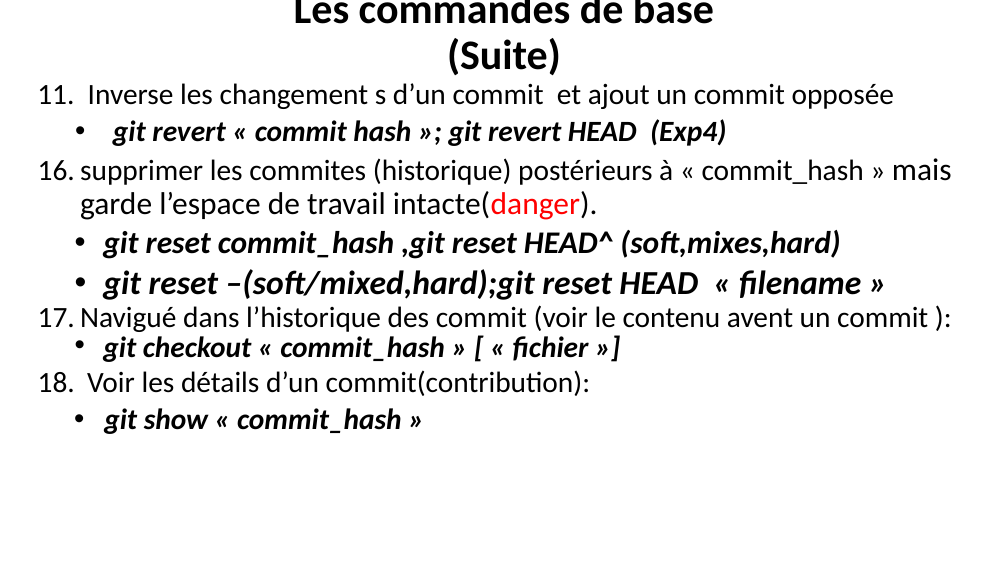
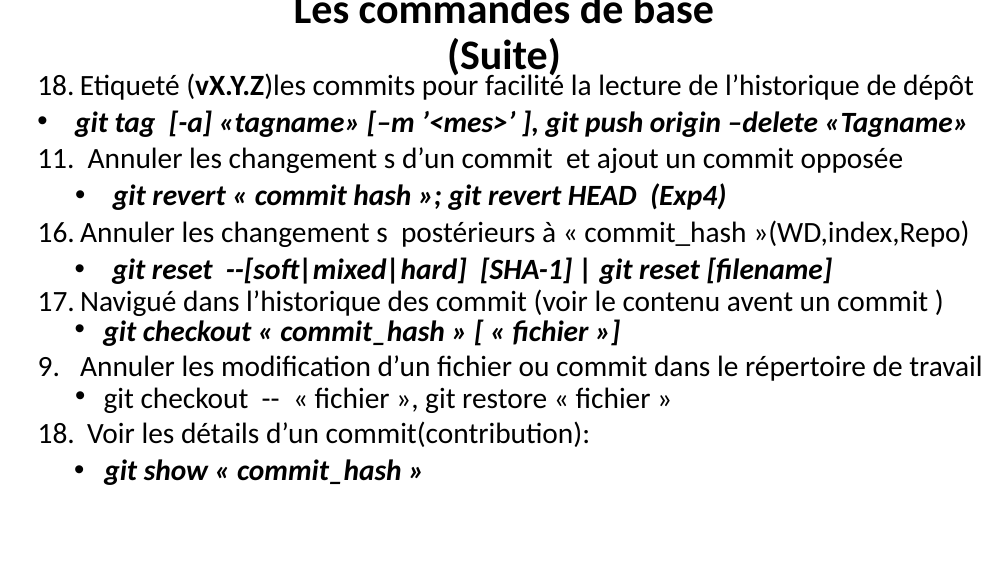
Before and after one commit to belakebiboussad/form, a slide deck: slide 11 of Formation Git.pptx. Drawn at 1008x567 pixels with LibreOffice and Linux fonts; fonts in the diff are those of the drawing. Boxes give left, top, right and bottom in pixels: in the first picture for what was removed or moved away, otherwise in the second. Text is boxed around its words. In the diff, an @@ line names an element or a change of style, - is before the commit and + after.

Commit message:
reset

```diff
--- a/Formation Git.pptx
+++ b/Formation Git.pptx
@@ text "Etiqueté (vX.Y.Z)les commits pour facilité ...": place and size @@
-text "Etiqueté (vX.Y.Z)les commits pour facilité ..." at <box>80,83,952,434</box>
+text "Etiqueté (vX.Y.Z)les commits pour facilité ..." at <box>75,70,982,485</box>
@@ text at <box>75,70,974,173</box>: text changed @@
-  11. Inverse les changement s d’un commit et ajout un commit opposée
+  18. Etiqueté (vX.Y.Z)les commits pour facilité la lecture de l’historique de dépôt
+  • git tag [-a] «tagname» [–m ’<mes>’ ], git push origin –delete «Tagname»
+  11. Annuler les changement s d’un commit et ajout un commit opposée
@@ text at <box>80,220,969,316</box>: text changed @@
-  16. supprimer les commites (historique) postérieurs à « commit_hash » mais garde l’espace de travail intacte(danger).
-  • git reset commit_hash ,git reset HEAD^ (soft,mixes,hard)
-  • git reset –(soft/mixed,hard);git reset HEAD « filename »
-  17. Navigué dans l’historique des commit (voir le contenu avent un commit ):
+  16. Annuler les changement s postérieurs à « commit_hash »(WD,index,Repo)
+  • git reset --[soft|mixed|hard] [SHA-1] | git reset [filename]
+  17. Navigué dans l’historique des commit (voir le contenu avent un commit )
@@ text at <box>80,355,982,413</box>: paragraphs added @@
+  9. Annuler les modification d’un fichier ou commit dans le répertoire de travail
+  • git checkout -- « fichier », git restore « fichier »
```
Also in this commit, not shown: 4 other slides changed, 1 slide added, 2 other files.
